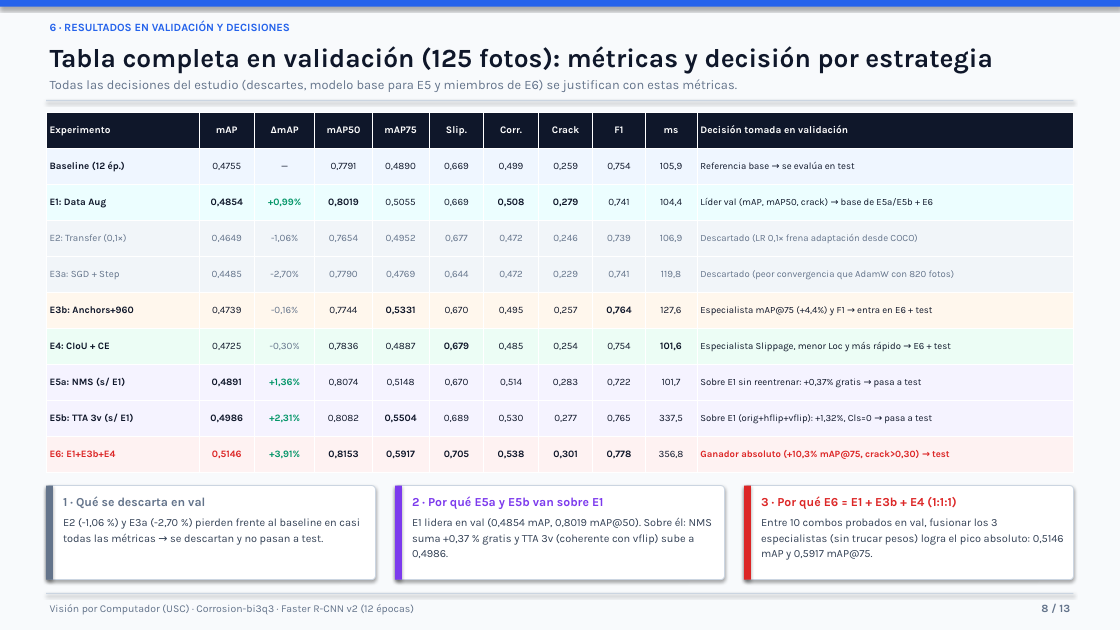
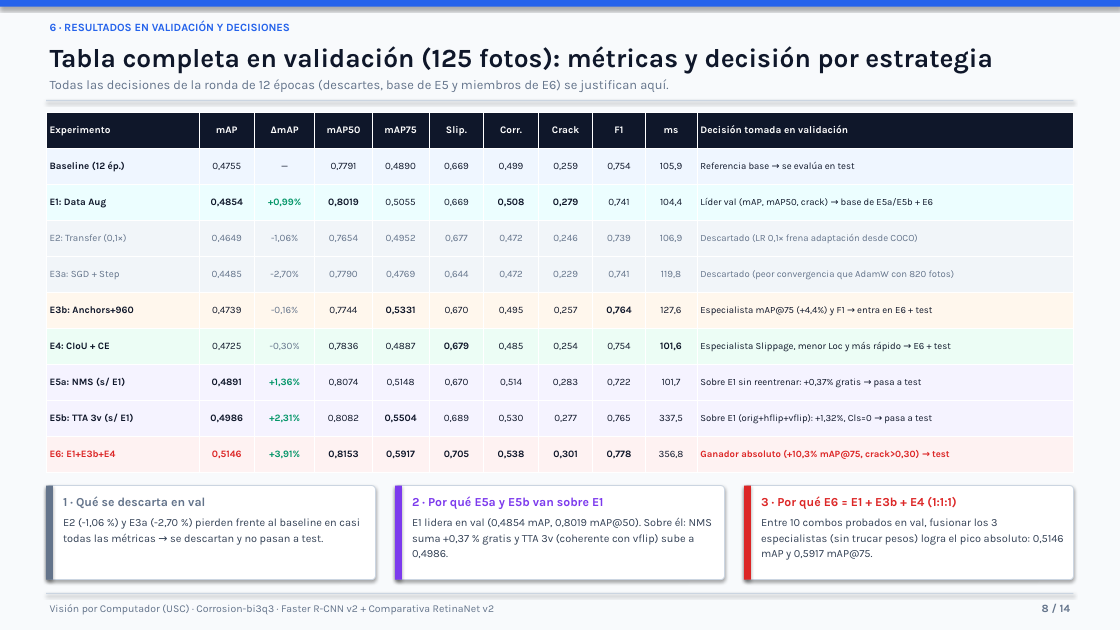
Before and after one commit to lucasmtnz23/deteccion-corrosion, a slide deck: slide 8 of Presentacion_Faster_RCNN_Corrosion.pptx. Drawn at 1120x630 pixels with LibreOffice and Linux fonts; fonts in the diff are those of the drawing. Boxes give left, top, right and bottom in pixels: in the first picture for what was removed or moved away, otherwise in the second. Text is boxed around its words. In the diff, an @@ line names an element or a change of style, - is before the commit and + after.

Commit message:
feat: incorporar JSON e historiales de Faster R-CNN, reejecutar notebook y actualizar presentacion

```diff
--- a/Presentacion_Faster_RCNN_Corrosion.pptx
+++ b/Presentacion_Faster_RCNN_Corrosion.pptx
@@ text at (50, 79, 668, 92): text changed @@
-Todas las decisiones del estudio (descartes, modelo base para E5 y miembros de E6) se justifican con estas métricas.
+Todas las decisiones de la ronda de 12 épocas (descartes, base de E5 y miembros de E6) se justifican aquí.
@@ text at (50, 604, 494, 615): text changed @@
-Visión por Computador (USC) · Corrosion-bi3q3 · Faster R-CNN v2 (12 épocas)
+Visión por Computador (USC) · Corrosion-bi3q3 · Faster R-CNN v2 + Comparativa RetinaNet v2
@@ text at (1042, 605, 1071, 612): text changed @@
-8 / 13
+8 / 14
```
Also in this commit, not shown: 12 other slides changed, 1 slide added, 42 other files.
